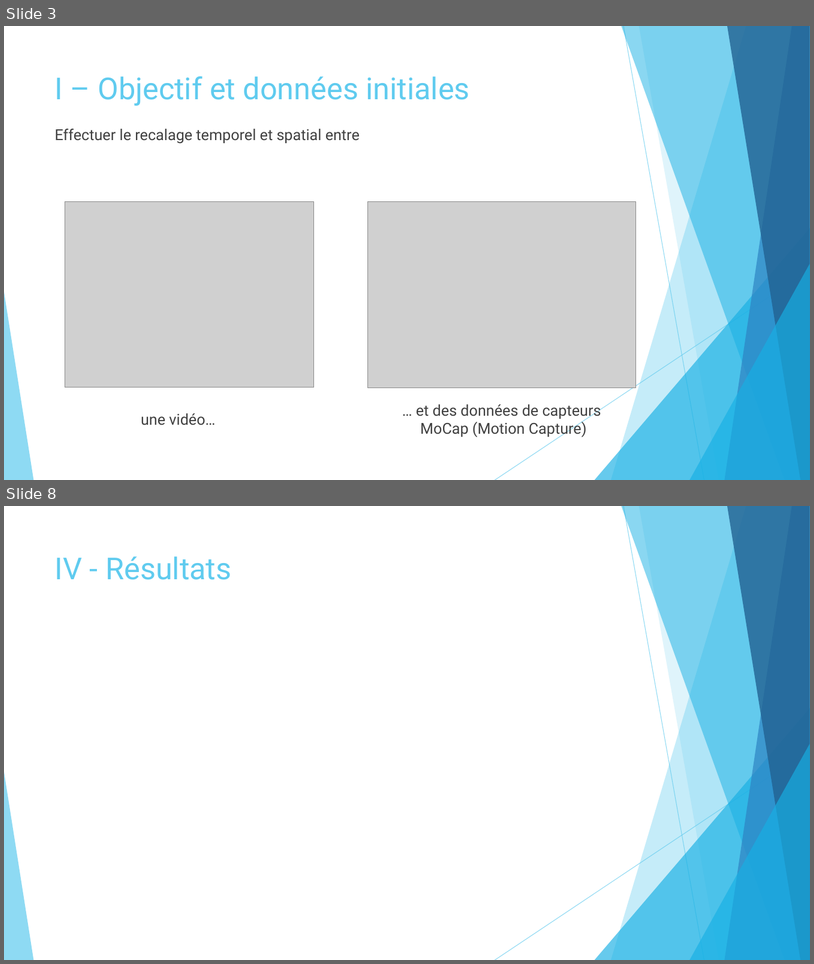
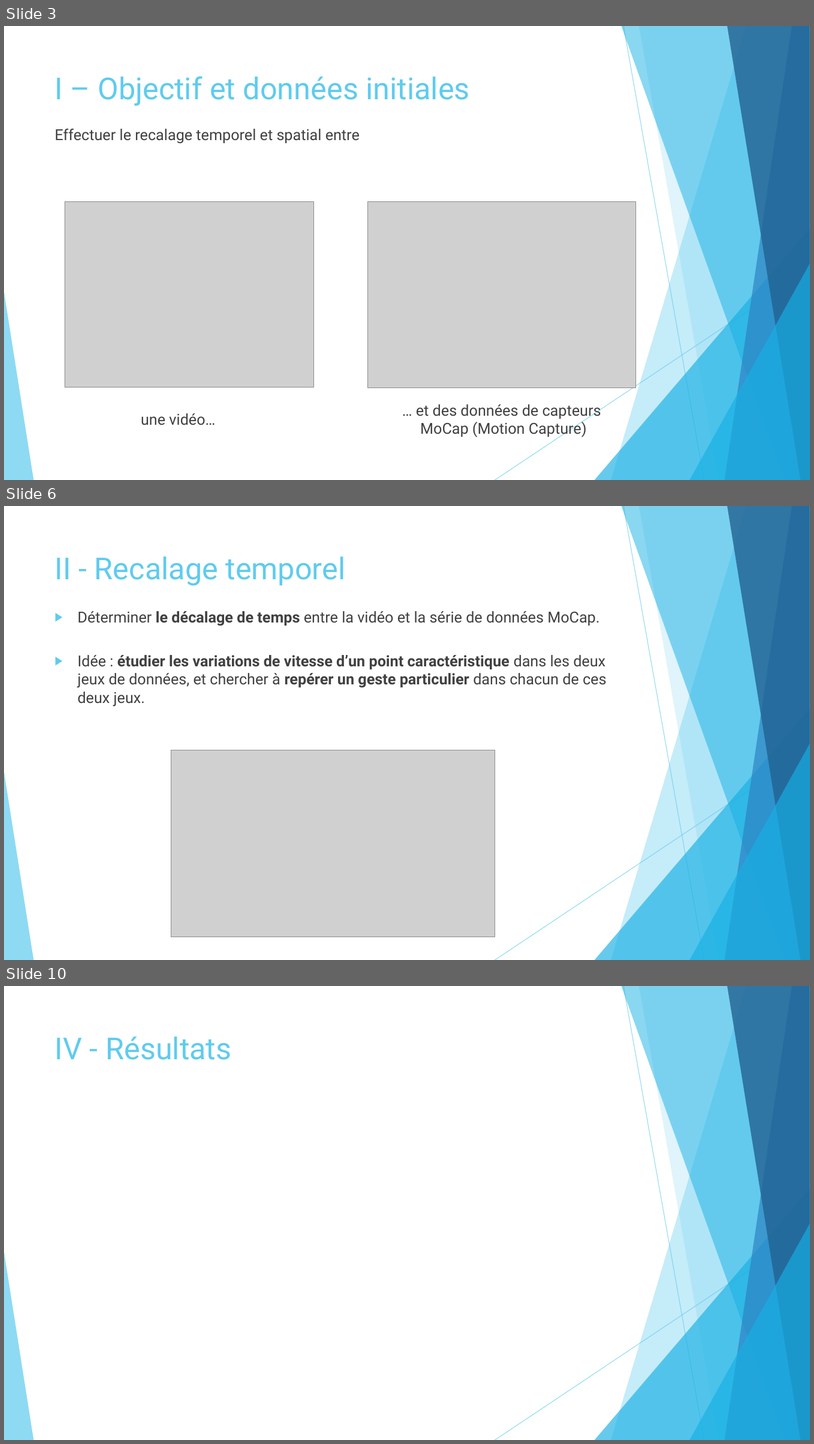
Before and after one commit to marc921/GesteIA, a slide deck: Présentation.pptx. Shown one above the other, each under a label of ours: slides 3 and 8 before the commit, slides 3, 6 and 10 after it; the slides between them are not shown. The pictures are 814x964 and 814x1444 pixels, drawn with LibreOffice and Linux fonts; fonts in the diff are those of the drawing; grey boxes stand for pictures. Boxes give left, top, right and bottom in pixels: in the first picture for what was removed or moved away, otherwise in the second. Text is boxed around its words. In the diff, an @@ line names an element or a change of style, - is before the commit and + after.

```diff
--- a/Présentation.pptx
+++ b/Présentation.pptx
@@ slide 6 added at (4, 506, 810, 960), background #FFFFFF; not listed: 10 template elements that a slide beside it also shows @@
@@ title added at (55, 556, 346, 586), 36 pt, text #5FCBEF @@
+II - Recalage temporel
@@ text added at (78, 611, 607, 706), 18 pt, text #404040 @@
+▶ Déterminer le décalage de temps entre la vidéo et la série de données MoCap.
+▶ Idée : étudier les variations de vitesse d’un point caractéristique dans les deux jeux de données, et chercher à repérer un geste particulier dans chacun de ces deux jeux.
@@ picture added at (171, 750, 495, 936) @@
@@ what was slide 8 is now slide 10 @@
```
Also in this commit, not shown: 4 slides changed, 1 other slide added.
